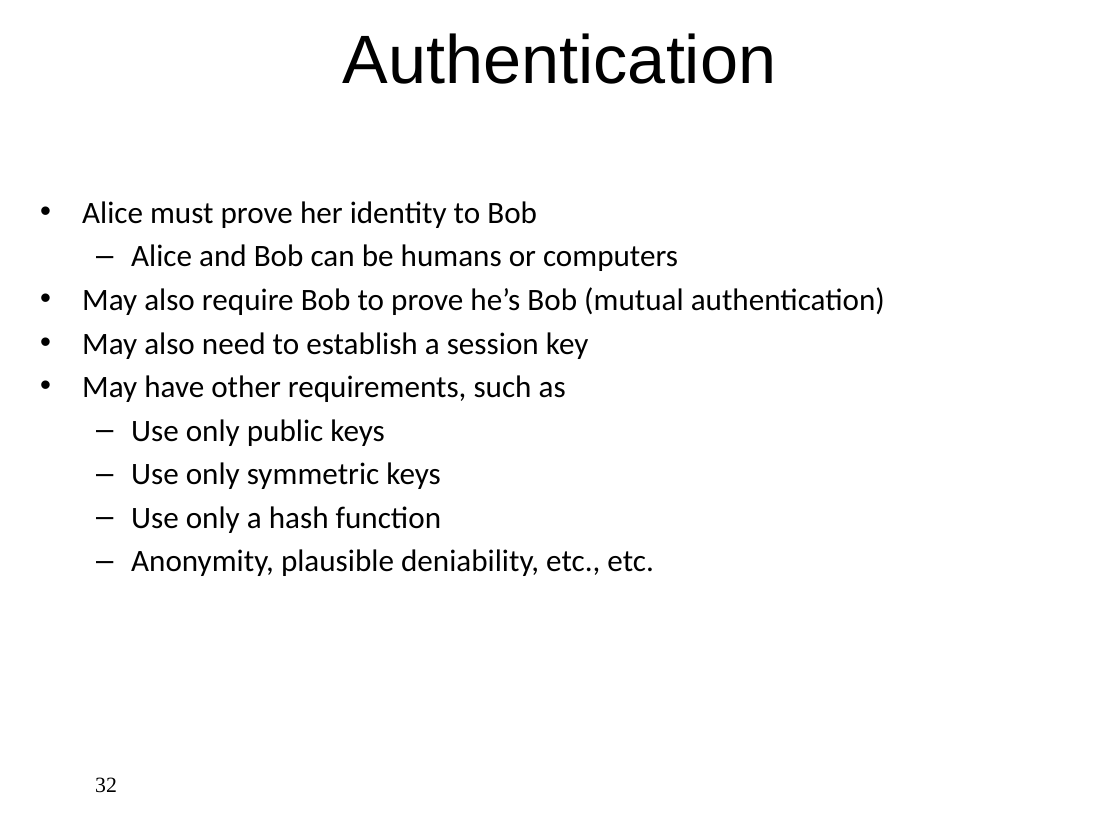
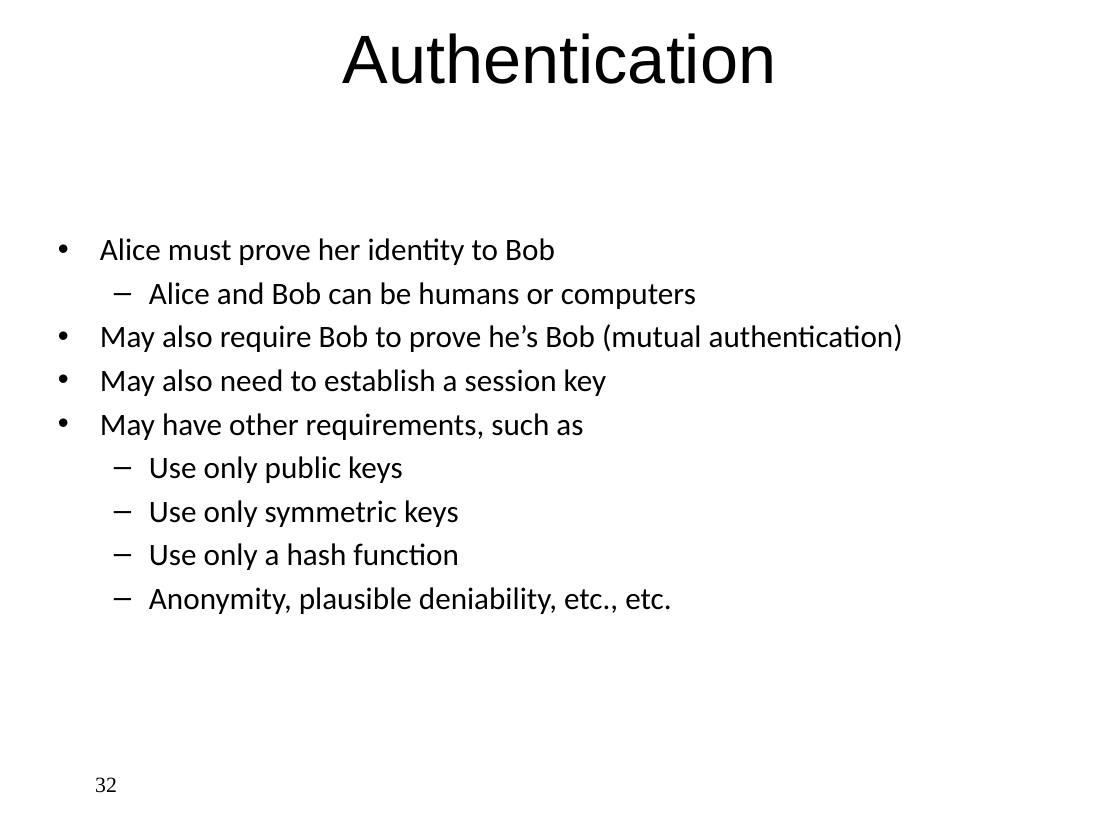
Before and after one commit to jlmucb/class_notes, a slide deck: slide 32 of BerkeleyClass/CS290Spring2013/Lectures/Cryptoclass9.pptx. Drawn at 1120x840 pixels with LibreOffice and Linux fonts; fonts in the diff are those of the drawing. Boxes give left, top, right and bottom in pixels: in the first picture for what was removed or moved away, otherwise in the second. Text is boxed around its words. In the diff, an @@ line names an element or a change of style, - is before the commit and + after.

```diff
--- a/BerkeleyClass/CS290Spring2013/Lectures/Cryptoclass9.pptx
+++ b/BerkeleyClass/CS290Spring2013/Lectures/Cryptoclass9.pptx
@@ text "Alice must prove her identity ...": place and size @@
-text "Alice must prove her identity ..." at [82, 201, 885, 576]
+text "Alice must prove her identity ..." at [100, 238, 903, 614]
```
Also in this commit, not shown: 5 other slides changed, 11 other files.
